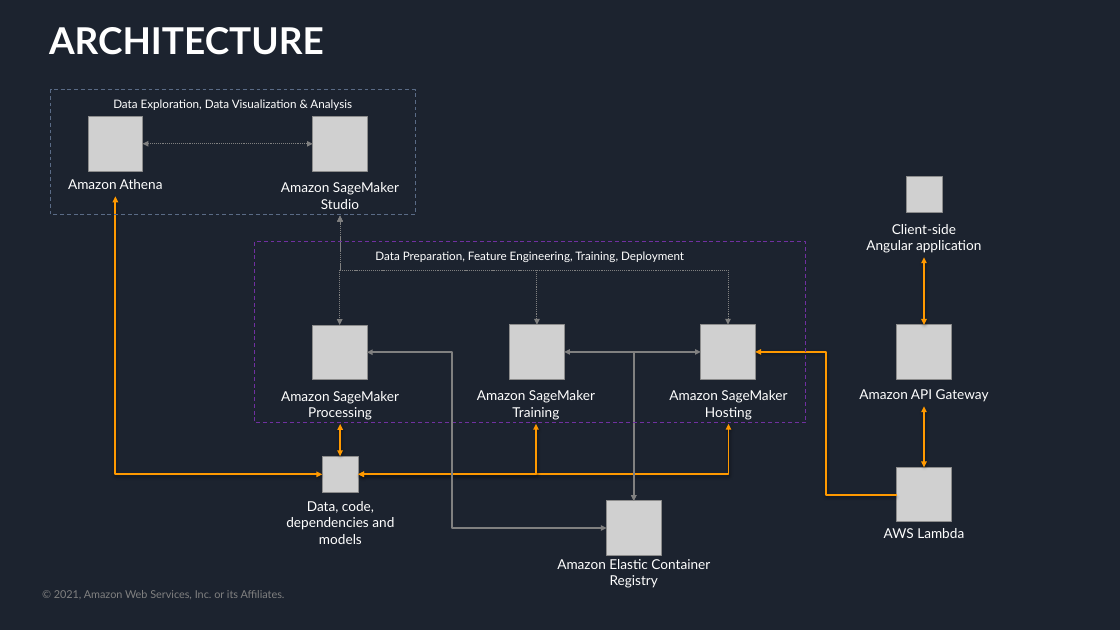
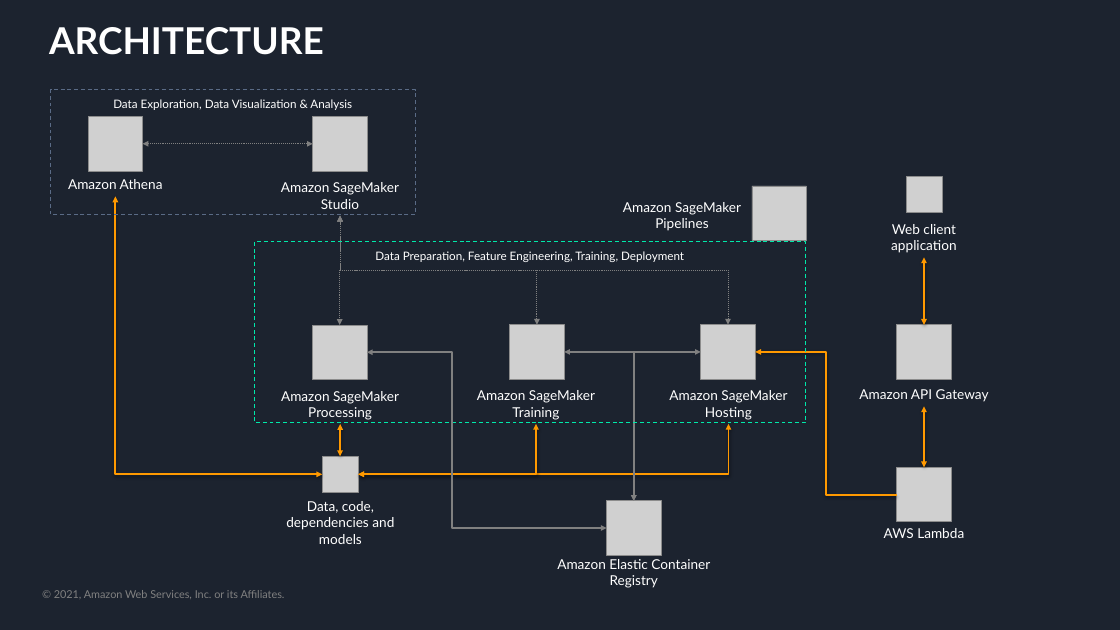
Before and after one commit to aws-samples/amazon-sagemaker-build-train-deploy, a slide deck: slide 5 of slides/end-to-end-ml-sm.pptx. Drawn at 1120x630 pixels with LibreOffice and Linux fonts; fonts in the diff are those of the drawing; grey boxes stand for pictures; background and template pictures are left out. Boxes give left, top, right and bottom in pixels: in the first picture for what was removed or moved away, otherwise in the second. Text is boxed around its words. In the diff, an @@ line names an element or a change of style, - is before the commit and + after.

```diff
--- a/slides/end-to-end-ml-sm.pptx
+++ b/slides/end-to-end-ml-sm.pptx
@@ text added at [623, 202, 741, 231], 14 pt, text #FFFFFF @@
+Amazon SageMaker
+Pipelines
@@ picture added at [752, 186, 806, 241] @@
@@ text at [891, 224, 956, 253]: text changed @@
-Client-side
-Angular application
+Web client application
@@ rectangle "Data Preparation, Feature Engineering, Training, ..." at [255, 242, 806, 423]: outline #7030A0 1 pt dashed to #00E9AA 1 pt dashed @@
```
Also in this commit, not shown: 3 other slides changed.
